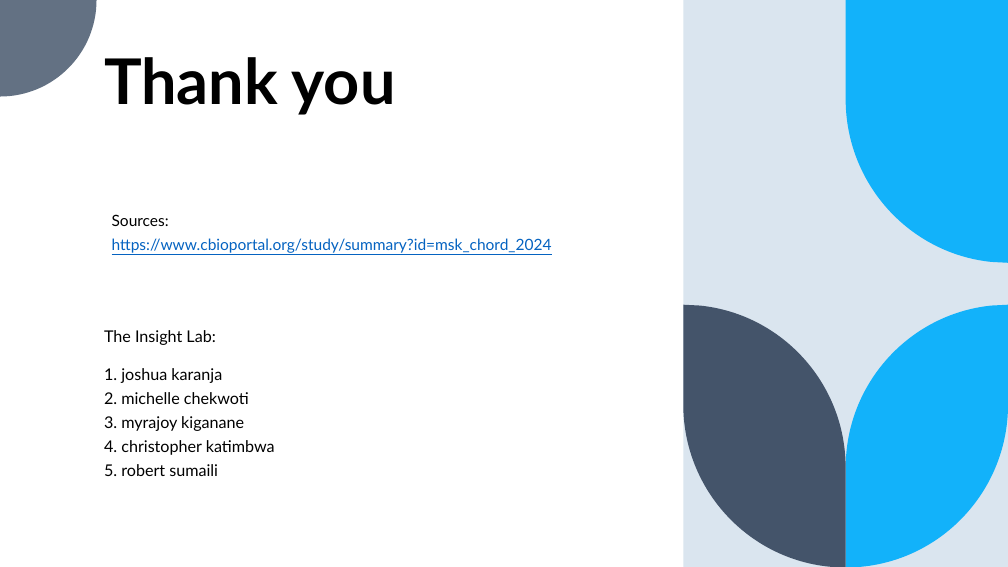
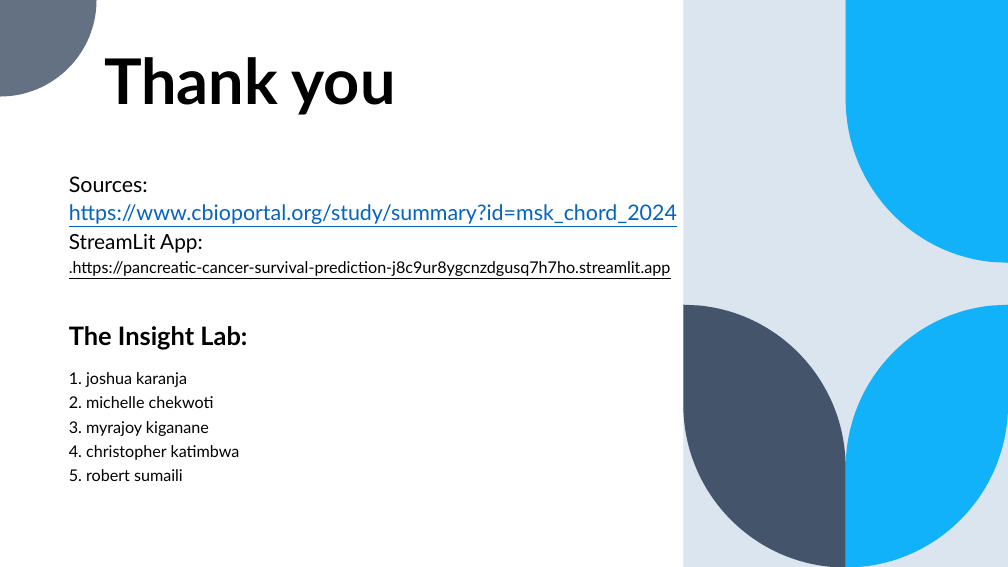
Before and after one commit to Tintin-dataObsessed/Pancreatic-Cancer-Survival-Prediction, a slide deck: slide 11 of Presentation.pptx. Drawn at 1008x567 pixels with LibreOffice and Linux fonts; fonts in the diff are those of the drawing. Boxes give left, top, right and bottom in pixels: in the first picture for what was removed or moved away, otherwise in the second. Text is boxed around its words. In the diff, an @@ line names an element or a change of style, - is before the commit and + after.

Commit message:
presentation

```diff
--- a/Presentation.pptx
+++ b/Presentation.pptx
@@ text "Sources:": place and size @@
-text "Sources:" at [112, 214, 552, 253]
+text "Sources:" at [69, 176, 677, 276]
@@ text at [69, 176, 677, 224]: size 14.8 to 20.4 pt in "Sources:", "https://www.cbioportal.org/study/summary?id=msk_chord_2024" @@
@@ text at [69, 234, 671, 276]: paragraphs added @@
+StreamLit App:
+.https://pancreatic-cancer-survival-prediction-j8c9ur8ygcnzdgusq7h7ho.streamlit.app
@@ subtitle "The Insight Lab:": place and size @@
-subtitle "The Insight Lab:" at [104, 330, 275, 476]
+subtitle "The Insight Lab:" at [69, 326, 247, 481]
@@ subtitle at [69, 326, 247, 350]: size 15.4 to 24.2 pt, bold on in "The Insight Lab:" @@
```
Also in this commit, not shown: 2 other slides changed, 3 slides added, 3 slides removed.
